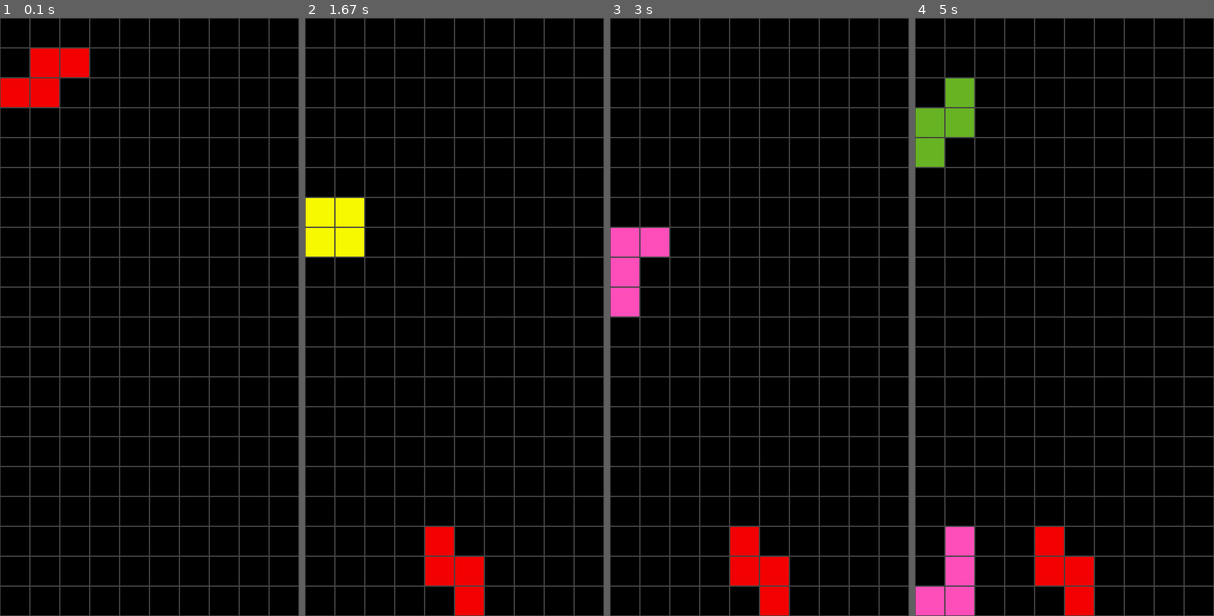
Above: before the commit, frames 1-4 (left to right).
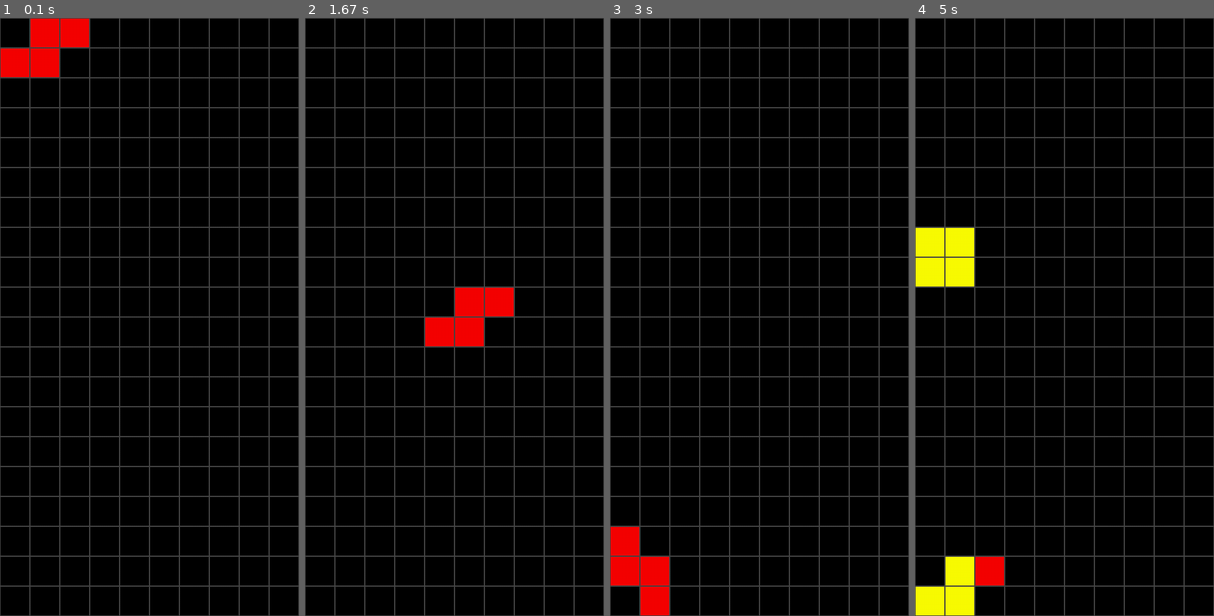
Above: after the commit, the same moments.

Repository: Dymoxz/TetrisAI
Game: pygame game, started from improved.py
Two runs of this game, one before a commit and one after it. Both use one fixed random seed, a clock stepped at 60 frames per second and the inputs below.
Inputs:
- Up to frame 1 (0.1 s): no input
- Up to frame 2 (1.67 s): hold Right 0.33-0.8 s; hold Up 0.83-1.3 s
- Up to frame 3 (3 s): hold Left 1.83-2.37 s; hold Up from 2.83 s (still down)
- Up to frame 4 (5 s): release Up at 3.2 s; hold Left 3.9-4.37 s

The runs differ from the first frame. In frame 1, 2.7% of the frame differs, in the area x 0-30%, y 0-15%; in frame 2, 5.5%; in frame 3, 5.5%; in frame 4, 7.8%, in the area x 0-60%, y 10-100%.

Commit message:
nignigni

Diff:
--- a/improved.py
+++ b/improved.py
@@ -236,19 +236,24 @@
     downCollisions = []
     rightCollisions = []
     leftCollisions = []
+    upCollisions = []
     for coord in shapeCoords:
         xCoord = coord[0]
         yCoord = coord[1]
         if direction == 'down':
             if [xCoord, yCoord + 1] in board['shapeCoords']:
-                downCollisions.append('collision')
+                downCollisions.extend('collision')
         if direction == 'left':
             if [xCoord - 1, yCoord] in board['shapeCoords']:
-                leftCollisions.append('collision')
+                print(' big booty ')
+                leftCollisions.extend('collision')
         if direction == 'right':
             if [xCoord + 1, yCoord] in board['shapeCoords']:
-                rightCollisions.append('collision')
-    return downCollisions, rightCollisions, leftCollisions
+                rightCollisions.extend('collision')
+        if direction == 'up':
+            if [xCoord, yCoord] in board['shapeCoords'] or [xCoord, yCoord] in board['bottomCoords']:
+                upCollisions.extend('collision')
+    return downCollisions, rightCollisions, leftCollisions, upCollisions
 
 def GetAbsCoords(shapeCoords, x, y, rotation):
     absCoords = []
@@ -256,6 +261,12 @@
         absCoords.append([coord[0] + x, coord[1] + y])
     return absCoords
 
+
+# rotaion += 1 zonder te renderen
+# pak die coords
+# if coords in board
+# niet rotaten
+# anders wel
 
 running = True
 dropping = True
@@ -265,16 +276,18 @@
 board = {
     "shapeCoords": [],
     "colours": [],
-    "rotations": []
+    "rotations": [],
+    "bottomCoords": []
 }
 
-
+board['bottomCoords'] = [[0,20],[1,20],[2,20],[3,20],[4,20],[5,20],[6,20],[7,20],[8,20],[9,20]]
 while running:
     # Get Current and next shape to spawn
     try:
         currentShape = nextShape
     except:
         currentShape = beginShape
+    # currentShape = allShapesCoordsREL[2]
     nextShape = random.choice(allShapesCoordsREL)
     currentColour = colours[allShapesCoordsREL.index(currentShape)]
 
@@ -284,6 +297,8 @@
     y = 0
     x = 0
     tLast = 0
+    bb = 0
+    rotation = 0
     absCoords = GetAbsCoords(currentShape, x, y, rotation)
     RenderShape(absCoords, currentColour)
     dropping = True
@@ -293,20 +308,42 @@
         DrawBoard()
         pygame.display.update()
 
-        if tLast > 50:
-            print(board)
+
+
+        ghostCoords = []
+        underY = []
+        for coord in absCoords:
+            if len(board['shapeCoords']) == 0:
+                checkyr = board['bottomCoords']
+            else:
+                checkyr = board['shapeCoords']
+            for coordy in checkyr:
+                if coordy[0] == coord[0]:
+                    underY.append(coordy[1])
+            ghostCoords.append([coord[0], underY[absCoords.index(coord)]])
+
+        for coord in ghostCoords:
+            print(coord)
+            rect = pygame.Rect(coord[0] * blockSize, coord[1] * blockSize, blockSize, blockSize)
+            pygame.draw.rect(screen, currentColour, rect)
+
+
+        if tLast > 150:
             absCoords = GetAbsCoords(currentShape, x, y, rotation)
-            down, left, right = CheckCollision(absCoords, 'down')
+            down, right, left, up = CheckCollision(absCoords, 'down')
             w, h = allWH[allShapesCoordsREL.index(currentShape)][rotation][0], allWH[allShapesCoordsREL.index(currentShape)][rotation][1]
             if len(down) > 0 or y > 19 - h:
-                dropping = False
-                board['shapeCoords'].extend(absCoords)
+                bb += dt
+                if bb > 500:
+                    dropping = False
+                    board['shapeCoords'].extend(absCoords)
             else:
                 remLastPos(currentShape, x, y,rotation)
                 y += 1
                 absCoords = GetAbsCoords(currentShape, x, y, rotation)
                 RenderShape(absCoords, currentColour)
                 tLast = 0
+                bb = 0
 
         for event in pygame.event.get():
             pygame.key.set_repeat(200, 100)
@@ -315,22 +352,57 @@
                 dropping = False
             if event.type == pygame.KEYDOWN:
                 if event.key == pygame.K_RIGHT:
-                    remLastPos(currentShape, x, y,rotation)
-                    x += 1
-                    absCoords = GetAbsCoords(currentShape, x, y, rotation)
+                    down, right,left, up = CheckCollision(absCoords, 'right')
+                    if len(right) > 0:
+                        print('nono')
+                    else:
+                        if x < 10 - w:
+                            remLastPos(currentShape, x, y,rotation)
+                            x += 1
+                            absCoords = GetAbsCoords(currentShape, x, y, rotation)
                     RenderShape(absCoords, currentColour)
                 if event.key == pygame.K_LEFT:
-                    remLastPos(currentShape, x, y,rotation)
-                    x -= 1
-                    absCoords = GetAbsCoords(currentShape, x, y, rotation)
+                    down, right,left, up = CheckCollision(absCoords, 'left')
+                    if len(left) > 0:
+                        print('no')
+                    else:
+                        if x > 0:
+                            remLastPos(currentShape, x, y,rotation)
+                            x -= 1
+                            absCoords = GetAbsCoords(currentShape, x, y, rotation)
                     RenderShape(absCoords, currentColour)
                 if event.key == pygame.K_UP:
-                    remLastPos(currentShape, x, y,rotation)
-                    rotation += 1
-                    if rotation > 3:
-                        rotation = 0
-                    absCoords = GetAbsCoords(currentShape, x, y, rotation)
+                    # if rotation > 3:
+                    #     rotation = 0
+                    # else:
+                    #     rotation += 1
+
+                    # absCoords = GetAbsCoords(currentShape, x, y, rotation )
+                    # down, right,left, up = CheckCollision(absCoords, 'up')
+                    # if len(up) > 0:
+                    #     print('no')
+                    #     absCoords = GetAbsCoords(currentShape, x, y, rotation)
+                    # else:
+                    #     remLastPos(currentShape, x, y,rotation)
+                    #     rotation += 1 if rotation < 3 else 0
+                    #     absCoords = GetAbsCoords(currentShape, x, y, rotation)
+                    # RenderShape(absCoords, currentColour)
+                    # rotation = rotation + 1 if rotation < 3 else 0
+                    if rotation <3:
+                        absCoords = GetAbsCoords(currentShape, x, y, rotation + 1)
+                    else:
+                        rabsCoords = GetAbsCoords(currentShape, x, y, rotation - 3)
+                    down, right,left, up = CheckCollision(absCoords, 'up')
+                    if len(up) > 0:
+                        print('no')
+                        absCoords = GetAbsCoords(currentShape, x, y, rotation)
+                    else:
+                        remLastPos(currentShape, x, y,rotation)
+                        rotation = rotation + 1 if rotation < 3 else 0
+                        absCoords = GetAbsCoords(currentShape, x, y, rotation)
                     RenderShape(absCoords, currentColour)
+                    w, h = allWH[allShapesCoordsREL.index(currentShape)][rotation][0], allWH[allShapesCoordsREL.index(currentShape)][rotation][1]
+                    print(rotation)
 pygame.quit()
 
 
